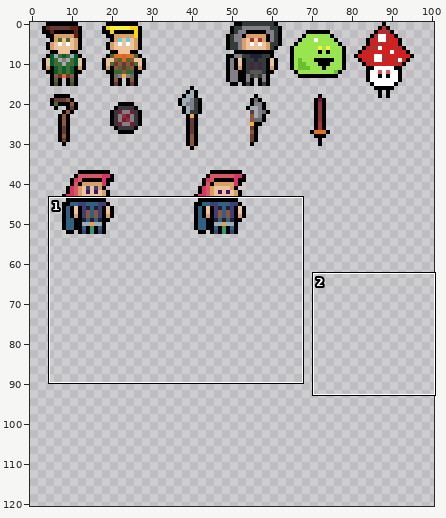
One commit to this sprite sheet: assets/sprites/characters.png. Above: a wide view before the commit, with the close-up outlined.
Close-up. Earlier state:
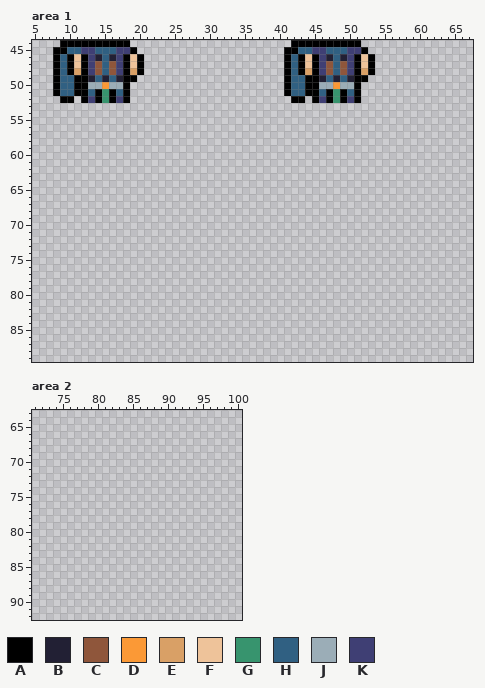
The file is 128x128 pixels. Shown: area 1: x 5..67, y 44..89; area 2: x 71..100, y 63..92. The old version is drawn lined up with the new one. The wide view leaves out empty margins. The commit also changed other parts of the picture, which this record leaves out.
Palette (. is transparent): A #000000  B #222034  C #8f563b  D #fb9936  E #d9a066  F #eec39a  G #37946e  H #306082  J #9badb7  K #3f3f74
Pixels before, area 1 (only the part around the change), first column x 5:
44 ....AAAAAAAAAA.......................AAAAAAAAAA................
45 ...AAHHKKHHHKKA.....................AAHHKKHHHKKA...............
46 ...AHAFAKBHBKAFA....................AHAFAKBHBKAFA..............
47 ...AHAFAKCHCKAFA....................AHAFAKCHCKAFA..............
48 ...AHAEAKCHCKAEA....................AHAEAKCHCKAEA..............
49 ...AHHAABHBHBAA.....................AHHAABHBHBAA...............
50 ...AHHAAJJDJJA......................AHHAAJJDJJA................
51 ...AHHAAHAGAHA......................AHHAAHAGAHA................
52 ....AA.AKAGAKA.......................AA.AKAGAKA................
53 ...............................................................
54 ...............................................................
55 ...............................................................
56 ...............................................................
57 ...............................................................
58 ...............................................................
59 ...............................................................
60 ...............................................................
61 ...............................................................
62 ...............................................................
63 ...............................................................
64 ...............................................................
65 ...............................................................
66 ...............................................................
67 ...............................................................
68 ...............................................................
69 ...............................................................
70 ...............................................................
71 ...............................................................
72 ...............................................................
73 ...............................................................
74 ...............................................................
75 ...............................................................
76 ...............................................................
77 ...............................................................
78 ...............................................................
79 ...............................................................
80 ...............................................................
81 ...............................................................
82 ...............................................................
83 ...............................................................
84 ...............................................................
85 ...............................................................
86 ...............................................................
87 ...............................................................
88 ...............................................................
89 ...............................................................
The same view after the edit:
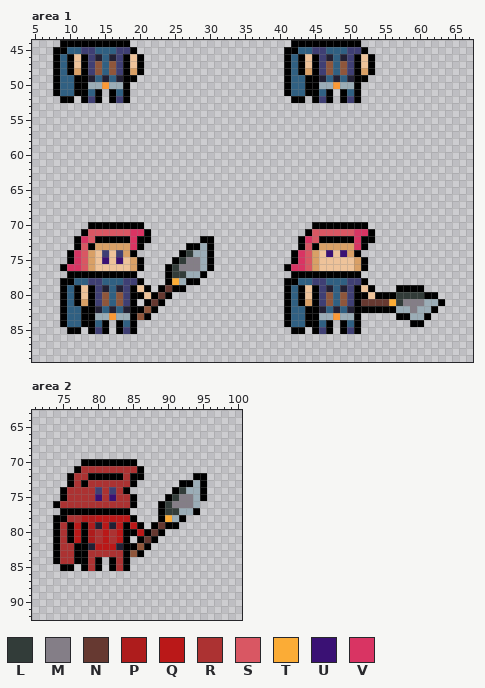
Colours new in this view: L #323c39  M #847e87  N #663931  P #ae1c1c  Q #ba1818  R #ac3232  S #d95763  T #fbac36  U #3a1174  V #d93463
Diff:
drawings rearranged on the sheet (the old picture shows each at its new place; 4 dropped ones are not shown)
Changed rows in their new state; - is an unchanged pixel.
Area 1:
first column x 15:
51 .--------------------------------.
52 .--------------------------------.
first column x 9:
70 ----AAAAAAAA------------------------AAAAAAAA-----------
71 ---ASSSSSSVVA----------------------ASSSSSSVVA----------
72 --AVSAAAAAVAA-------AA------------AVSAAAAAVAA----------
73 --ASAEEEEEVA------AAJA------------ASAEEEEEVA-----------
74 -AVSEFKFKEA------ALJJA-----------AVSEFUFUEA------------
75 -AVSEFUFUFEA----ALMMJA-----------AVSEFFFFFEA-----------
76 AVVSEFFFFFEA---ALMMMJA----------AVVSEFFFFFEA-----------
77 -AAAAAAAAAA----ALLJJA------------AAAAAAAAAA------------
78 AAHHKKHHHKKA---ATJAA------------AAHHKKHHHKKA-----------
79 AHAFAKBHBKAFA-ANAA--------------AHAFAKBHBKAFA---AAAA---
80 AHAFAKCHCKAAFANA----------------AHAFAKCHCKAAFAAALLLLAA-
81 AHAEAKCHCKA-ANA-----------------AHAEAKCHCKANNNNTLMMMJJA
82 AHHAABHBHBAACA------------------AHHAABHBHBAAAAAAJJMJJA-
83 AHHAAJJDJJACA-------------------AHHAAJJDJJA-----AAJJA--
84 AHHAAHA-AHA---------------------AHHAAHA-AHA-------AA---
85 -AA-AKA-AKA----------------------AA-AKA-AKA------------
Area 2:
first column x 74:
70 ----AAAAAAAA----------
71 ---ARRRRRRRRA---------
72 --ARRAAAAARAA-------AA
73 --ARARRRRRRA------AAJA
74 -ARRRRKRKRA------ALJJA
75 -ARRRRURURRA----ALMMJA
76 ARRRRRRRRRRA---ALMMMJ-
77 -AAAAAAAAAA----ALLJJA-
78 AARRPPQQQQQA---ATJA---
79 ARAQAPBQBQAQA-ANAA----
80 ARAQAPRQRQAAQANA------
81 ARAQAPRQRQA-ANA-------
82 ARRAABQQQBAACA--------
83 ARRAARRRRRACA---------
84 ARRAARA-ARA-----------
85 -AA-ARA-ARA-----------
Boxes around the changes in both close-ups, in picture pixels (x1, y1, x2, y2):
erased: (102, 89, 109, 103)
erased: (333, 89, 340, 103)
added: (60, 222, 214, 334)
added: (284, 222, 445, 334)
added: (53, 459, 207, 571)
